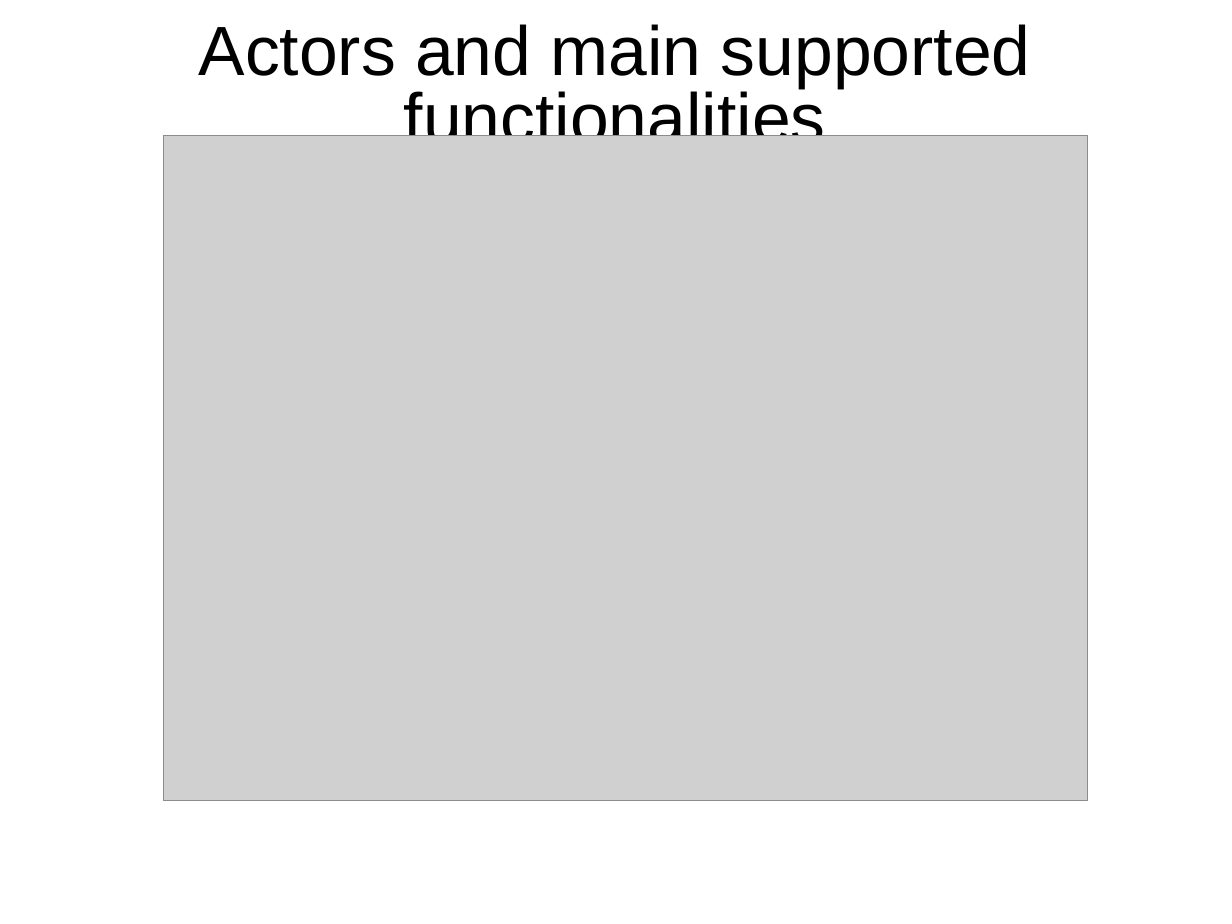
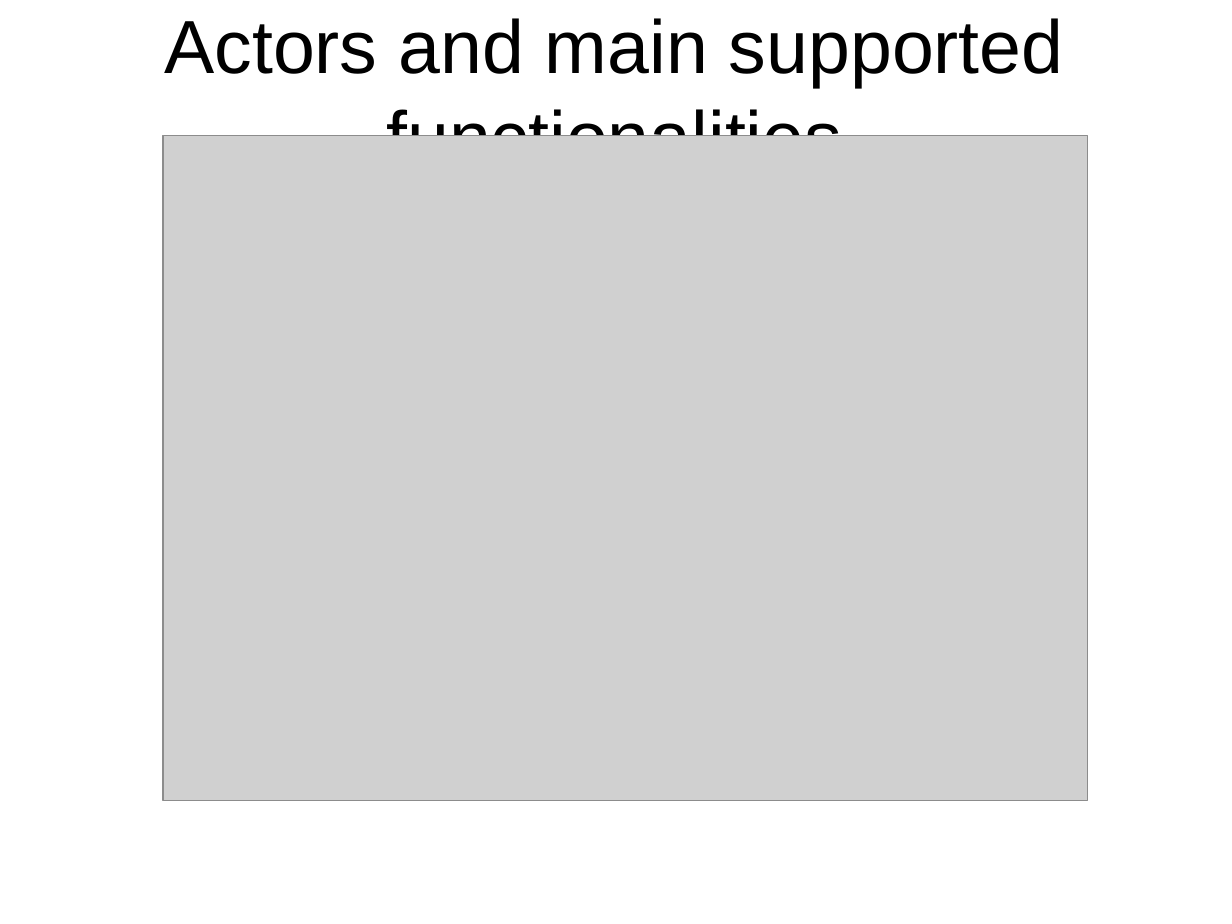
Before and after one commit to rambodrahmani/stocksim, a slide deck: slide 3 of documentation/stocksim_preliminary_presentation.pptx. Drawn at 1232x924 pixels with LibreOffice and Linux fonts; fonts in the diff are those of the drawing; grey boxes stand for pictures; background and template pictures are left out. Boxes give left, top, right and bottom in pixels: in the first picture for what was removed or moved away, otherwise in the second. Text is boxed around its words. In the diff, an @@ line names an element or a change of style, - is before the commit and + after.

```diff
--- a/documentation/stocksim_preliminary_presentation.pptx
+++ b/documentation/stocksim_preliminary_presentation.pptx
@@ text "Actors and main supported functionalities" at (x1=164, y1=18, x2=1064, y2=136): size 40.7 to 44 pt; line spacing 0.8 to 1 @@
```
Also in this commit, not shown: 4 other slides changed, 1 other file.
